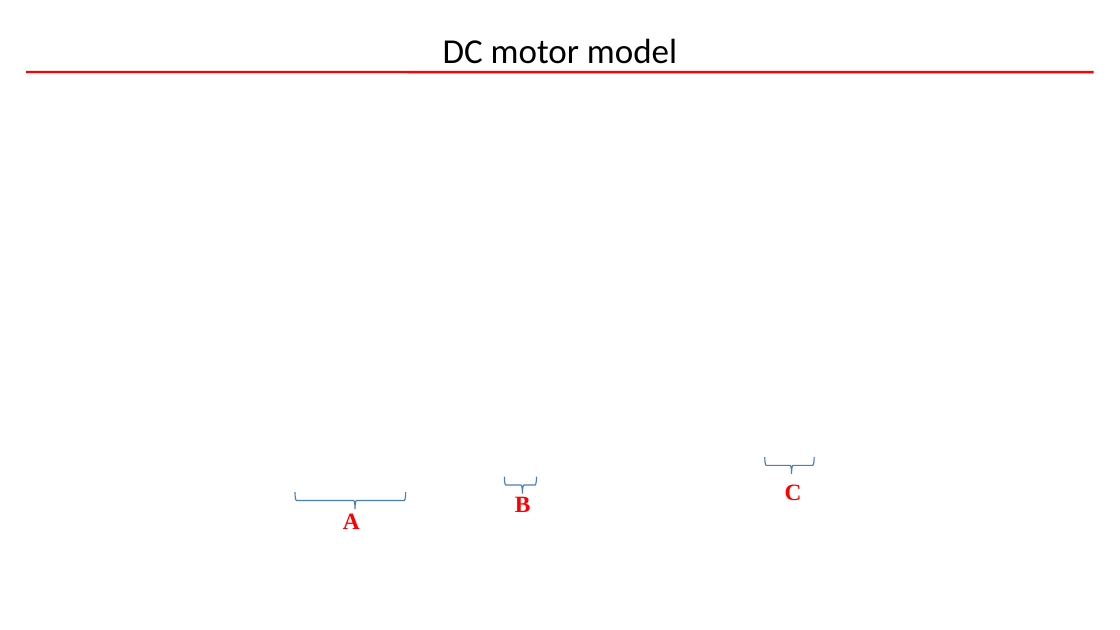
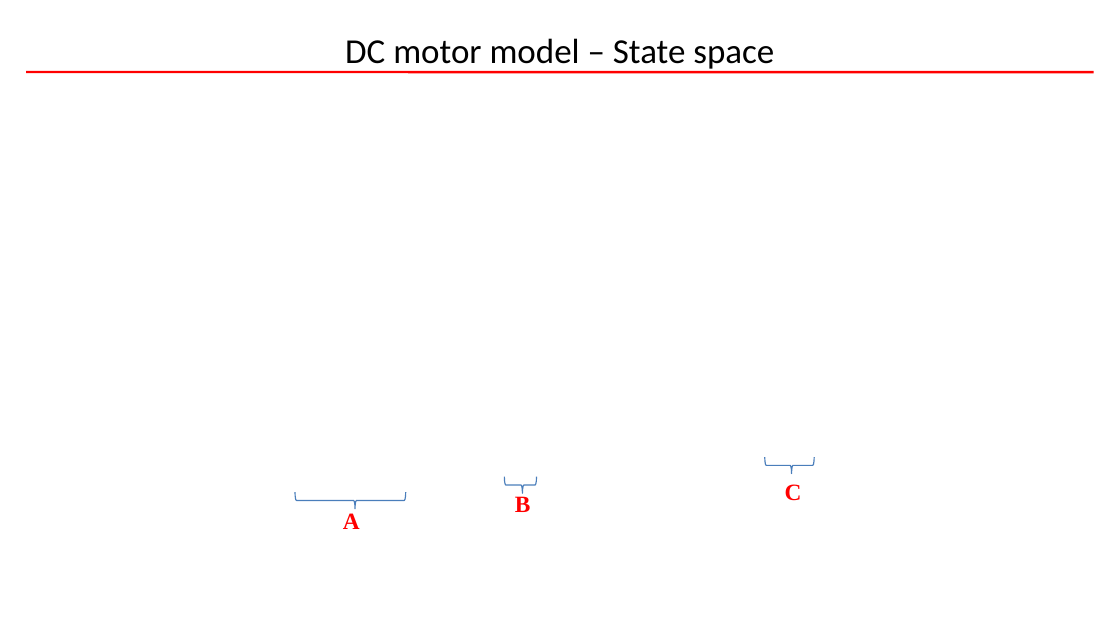
Before and after one commit to reenor/UOU-WA1194-Linear-System-Control, a slide deck: slide 8 of Exercises/20245360_CHUNG_QUANG_KHANH_Term_Project/20245360_CHUNG_QUANG_KHANH_Optimal_Control.pptx. Drawn at 1120x630 pixels with LibreOffice and Linux fonts; fonts in the diff are those of the drawing; grey boxes stand for pictures; background and template pictures are left out. Boxes give left, top, right and bottom in pixels: in the first picture for what was removed or moved away, otherwise in the second. Text is boxed around its words. In the diff, an @@ line names an element or a change of style, - is before the commit and + after.

```diff
--- a/Exercises/20245360_CHUNG_QUANG_KHANH_Term_Project/20245360_CHUNG_QUANG_KHANH_Optimal_Control.pptx
+++ b/Exercises/20245360_CHUNG_QUANG_KHANH_Term_Project/20245360_CHUNG_QUANG_KHANH_Optimal_Control.pptx
@@ title at box(345, 38, 774, 72): text changed @@
-DC motor model
+DC motor model – State space
```
Also in this commit, not shown: 3 other slides changed, 5 slides added, 1 slide removed, 5 other files.
